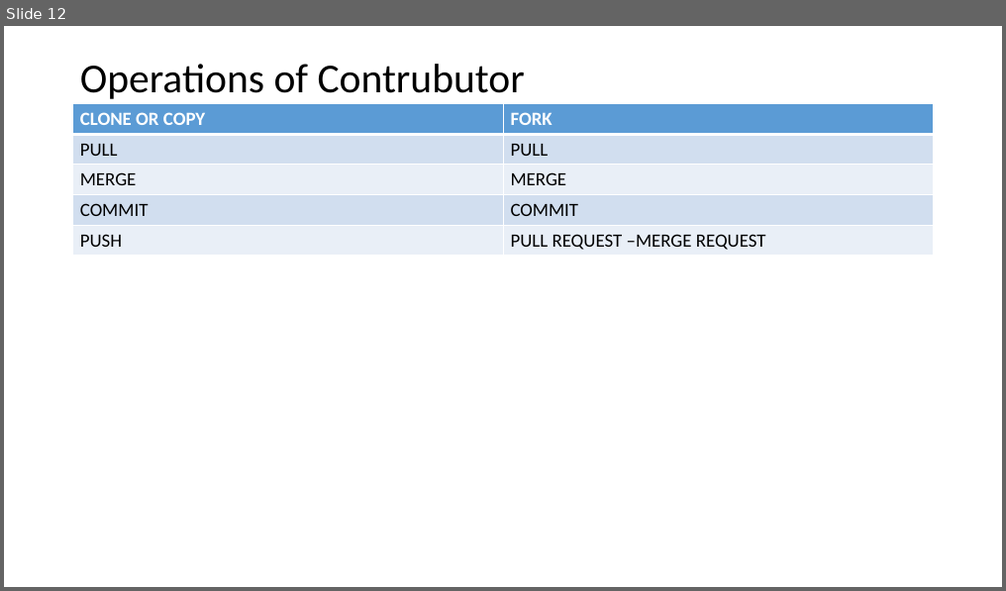
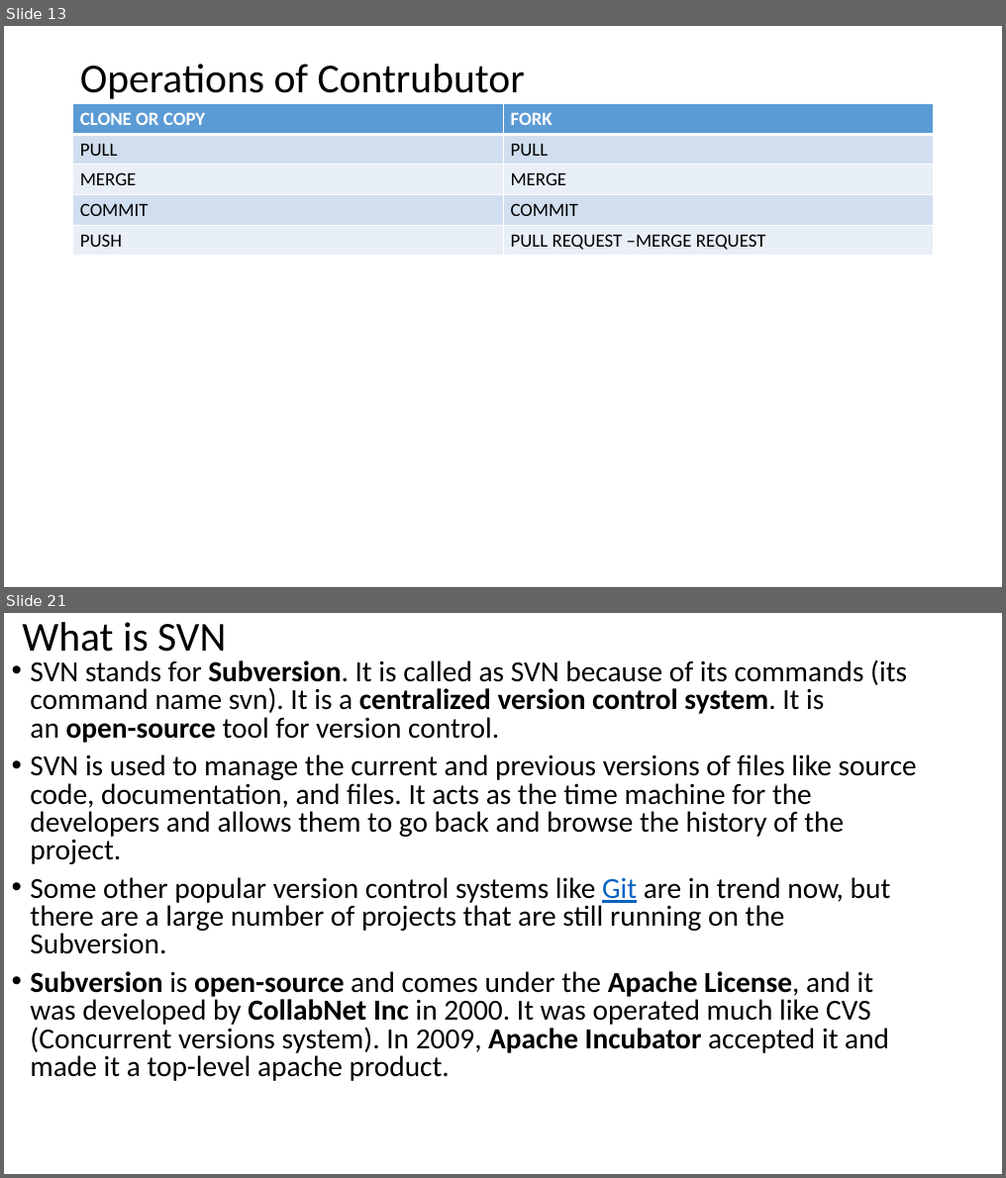
Before and after one commit to mhgulen/Dosyalar, a slide deck: Version Control Protocols.pptx. Shown one above the other, each under a label of ours: slide 12 before the commit, slides 13 and 21 after it; the slides between them are not shown. The pictures are 1006x591 and 1006x1178 pixels, drawn with LibreOffice and Linux fonts; fonts in the diff are those of the drawing. Boxes give left, top, right and bottom in pixels: in the first picture for what was removed or moved away, otherwise in the second. Text is boxed around its words. In the diff, an @@ line names an element or a change of style, - is before the commit and + after.

```diff
--- a/Version Control Protocols.pptx
+++ b/Version Control Protocols.pptx
@@ slide 21 added at <box>4,613,1002,1174</box>, background #FFFFFF @@
@@ title added at <box>22,622,226,662</box>, 39.6 pt, text #000000 @@
+What is SVN
@@ text added at <box>30,660,917,1081</box>, 28 pt, text #000000 @@
+• SVN stands for Subversion. It is called as SVN because of its commands (its command name svn). It is a centralized version control system. It is an open-source tool for version control.
+• SVN is used to manage the current and previous versions of files like source code, documentation, and files. It acts as the time machine for the developers and allows them to go back and browse the history of the project.
+• Some other popular version control systems like Git are in trend now, but there are a large number of projects that are still running on the Subversion.
+• Subversion is open-source and comes under the Apache License, and it was developed by CollabNet Inc in 2000. It was operated much like CVS (Concurrent versions system). In 2009, Apache Incubator accepted it and made it a top-level apache product.
@@ what was slide 12 is now slide 13 @@
```
Also in this commit, not shown: 3 slides changed, 10 other slides added, 2 other files.
